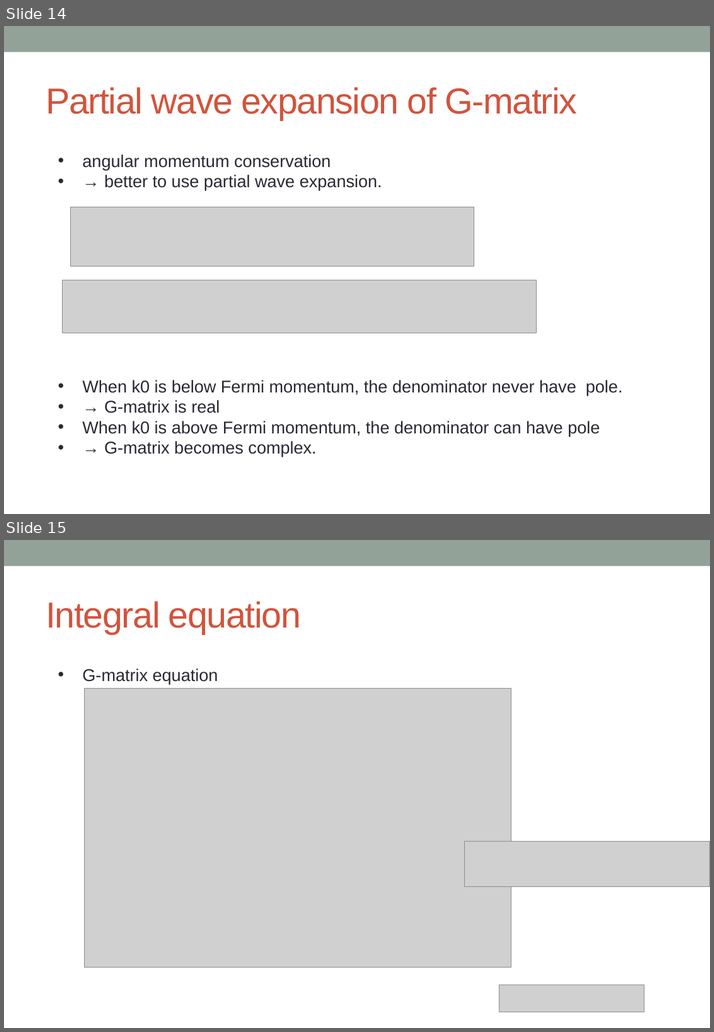
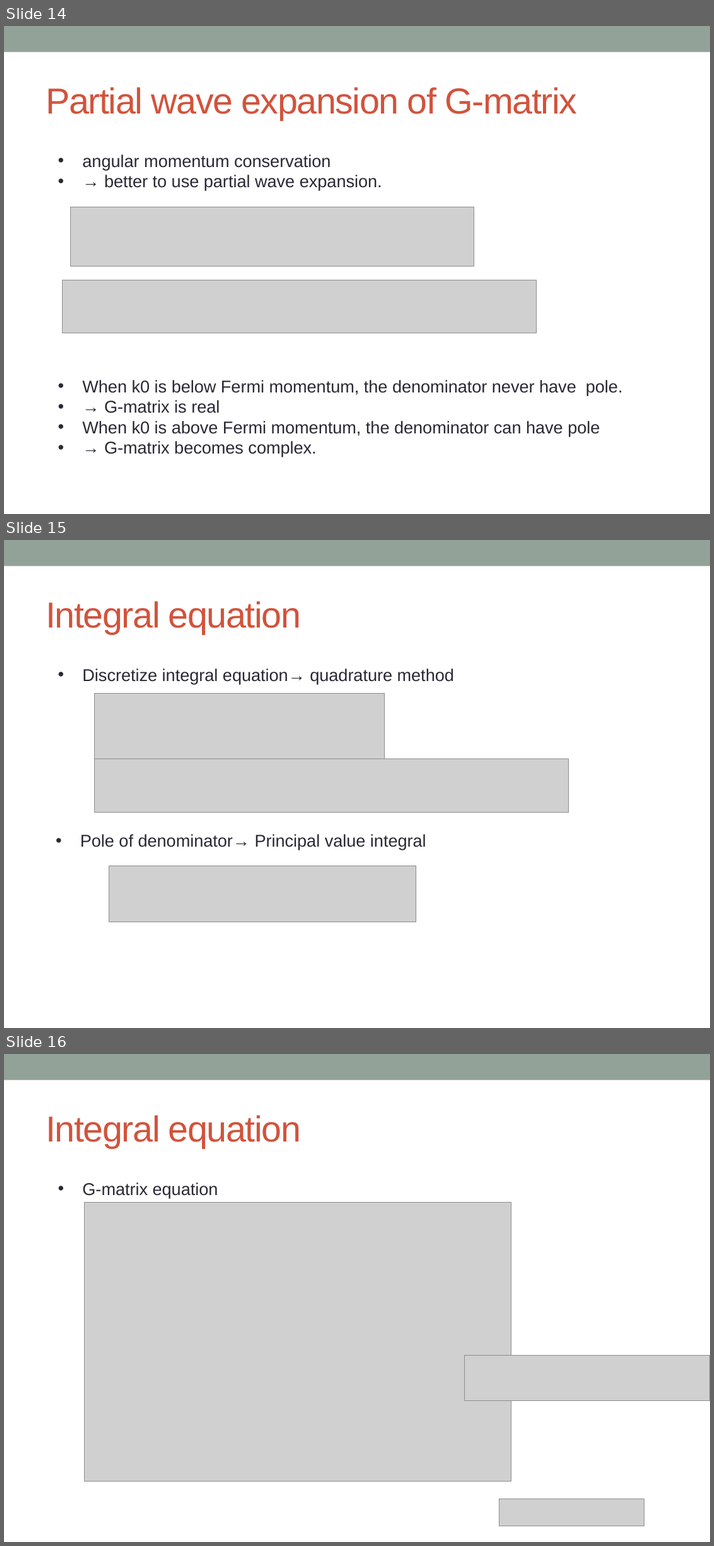
Before and after one commit to alphacentaury-github/NPSS2020, a slide deck: 20230829_CENS_BHF.pptx. Shown one above the other, each under a label of ours: slides 14 and 15 before the commit, slides 14, 15 and 16 after it. The pictures are 714x1032 and 714x1546 pixels, drawn with LibreOffice and Linux fonts; fonts in the diff are those of the drawing; grey boxes stand for pictures. Boxes give left, top, right and bottom in pixels: in the first picture for what was removed or moved away, otherwise in the second. Text is boxed around its words. In the diff, an @@ line names an element or a change of style, - is before the commit and + after.

```diff
--- a/20230829_CENS_BHF.pptx
+++ b/20230829_CENS_BHF.pptx
@@ slide 15 added at (4,540,710,1028), background #FFFFFF; not listed: 1 template element that a slide beside it also shows @@
@@ title added at (46,601,301,634), 40 pt, text #D2533C @@
+Integral equation
@@ text added at (82,669,454,684), 18.9 pt, text #292934 @@
+• Discretize integral equation→ quadrature method
@@ picture added at (95,694,385,760) @@
@@ picture added at (95,760,569,813) @@
@@ text added at (80,834,426,850), 18.9 pt, text #292934 @@
+• Pole of denominator→ Principal value integral
@@ picture added at (109,866,416,922) @@
@@ what was slide 15 is now slide 16 @@
```
Also in this commit, not shown: 1 slide changed, 1 other slide added.
